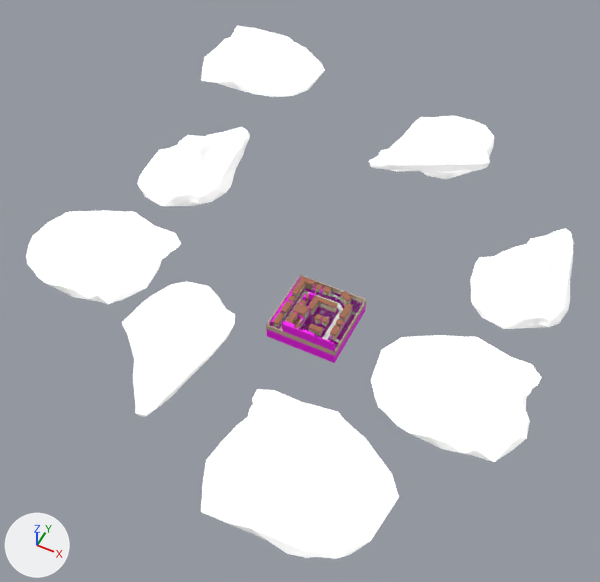
A saved change to the glTF model Objects/Level_1/Level_2.glb.
Rendered twice from a 50 mm lens placed at (284.0, -518.0, 719.0), pointed at (16.0, 19.0, 48.0). Every picture has the same lights, and +X, +Y and +Z are marked at lower left. Where no turn or scale is listed for an object, it has been applied to the vertices.

Before the edit, the objects in view are built like this:
```python
ob_cloud_001 = bpy.data.objects.new('Cloud.001', me_mesh_0)
ob_cloud_001.location = (-186.0, -55.0, 73.0)
ob_cloud_002 = bpy.data.objects.new('Cloud.002', me_mesh_0_001)
ob_cloud_002.location = (-168.0, 110.0, 73.0)
ob_cloud_003 = bpy.data.objects.new('Cloud.003', me_mesh_0_002)
ob_cloud_003.location = (-50.0, -136.0, 115.0)
ob_cloud_004 = bpy.data.objects.new('Cloud.004', me_mesh_0_003)
ob_cloud_004.location = (-166.0, 287.0, 139.0)
ob_cloud_005 = bpy.data.objects.new('Cloud.005', me_mesh_0_004)
ob_cloud_005.location = (211.0, -55.0, 73.0)
ob_cloud_006 = bpy.data.objects.new('Cloud.006', me_mesh_0_005)
ob_cloud_006.location = (229.0, 110.0, 73.0)
ob_cloud_007 = bpy.data.objects.new('Cloud.007', me_mesh_0_006)
ob_cloud_007.location = (70.0, 259.0, 115.0)
ob_cloud_008 = bpy.data.objects.new('Cloud.008', me_mesh_0_007)
ob_cloud_008.location = (137.0, -216.0, 139.0)
ob_invishitbox_023 = bpy.data.objects.new('InvisHitbox.023', me_invishitbox_023)
ob_invishitbox_023.location = (41.0, -10.0, -5.0)
```
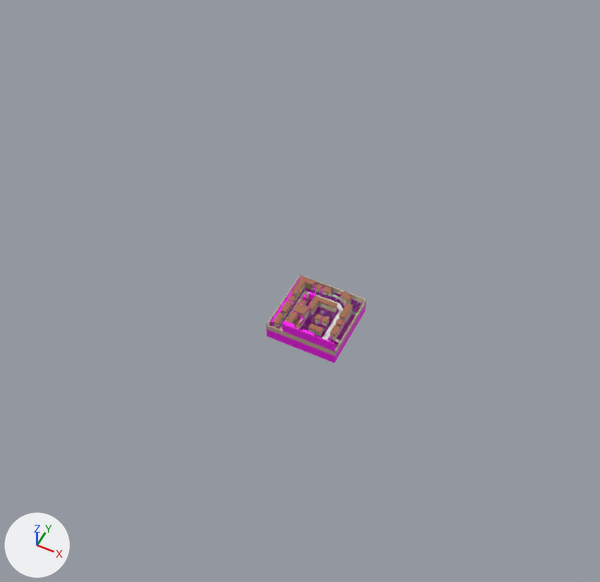
Where the change shows, as pixel boxes [x1, y1, x2, y2] in the pictures (600 x 582 px):
'Cloud.008', deleted
    before: [201, 389, 399, 559]
'Cloud.005', deleted
    before: [371, 335, 542, 462]
'Cloud.001', deleted
    before: [26, 211, 181, 304]
'Cloud.003', deleted
    before: [122, 281, 235, 417]
'Cloud.006', deleted
    before: [470, 228, 574, 329]
'Cloud.004', deleted
    before: [201, 25, 325, 97]
'Cloud.002', deleted
    before: [137, 127, 250, 206]
'Cloud.007', deleted
    before: [369, 115, 494, 179]

The change, as a list of edits to the scene's bpy script:
```text
Remove ob_cloud_001:
    ob_cloud_001 = bpy.data.objects.new('Cloud.001', me_mesh_0)
    ob_cloud_001.location = (-186.0, -55.0, 73.0)
Remove ob_cloud_002:
    ob_cloud_002 = bpy.data.objects.new('Cloud.002', me_mesh_0_001)
    ob_cloud_002.location = (-168.0, 110.0, 73.0)
Remove ob_cloud_003:
    ob_cloud_003 = bpy.data.objects.new('Cloud.003', me_mesh_0_002)
    ob_cloud_003.location = (-50.0, -136.0, 115.0)
Remove ob_cloud_004:
    ob_cloud_004 = bpy.data.objects.new('Cloud.004', me_mesh_0_003)
    ob_cloud_004.location = (-166.0, 287.0, 139.0)
Remove ob_cloud_005:
    ob_cloud_005 = bpy.data.objects.new('Cloud.005', me_mesh_0_004)
    ob_cloud_005.location = (211.0, -55.0, 73.0)
Remove ob_cloud_006:
    ob_cloud_006 = bpy.data.objects.new('Cloud.006', me_mesh_0_005)
    ob_cloud_006.location = (229.0, 110.0, 73.0)
Remove ob_cloud_007:
    ob_cloud_007 = bpy.data.objects.new('Cloud.007', me_mesh_0_006)
    ob_cloud_007.location = (70.0, 259.0, 115.0)
Remove ob_cloud_008:
    ob_cloud_008 = bpy.data.objects.new('Cloud.008', me_mesh_0_007)
    ob_cloud_008.location = (137.0, -216.0, 139.0)
```
